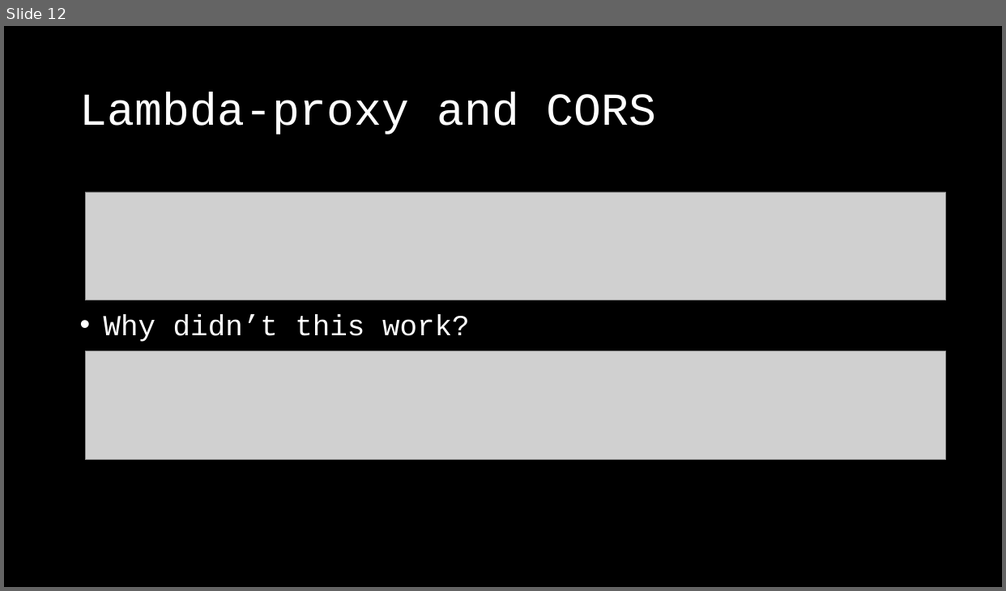
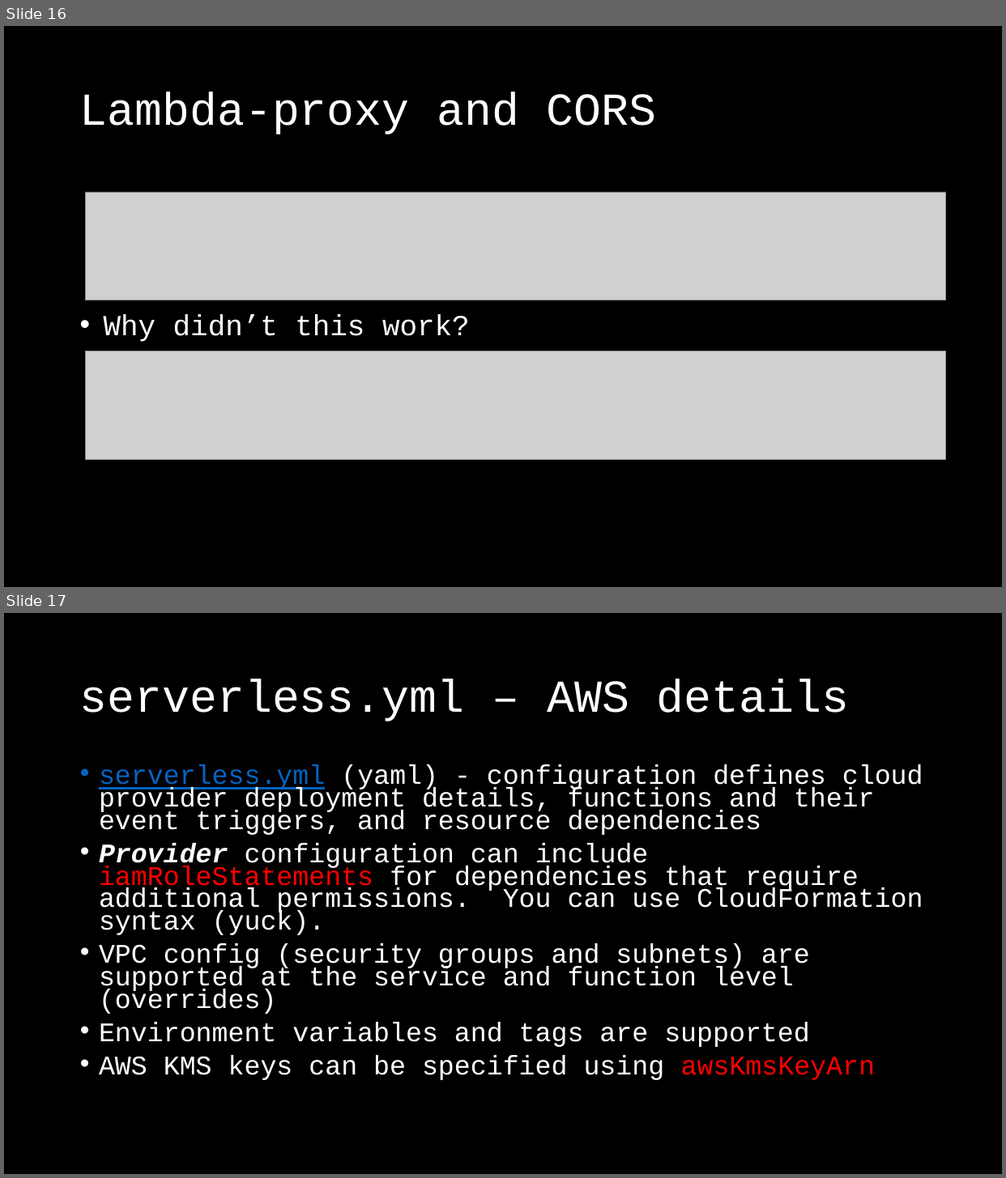
Before and after one commit to rsnestor/slac, a slide deck: doc/slac_slides.pptx. Shown one above the other, each under a label of ours: slide 12 before the commit, slides 16 and 17 after it. The pictures are 1006x591 and 1006x1178 pixels, drawn with LibreOffice and Linux fonts; fonts in the diff are those of the drawing; grey boxes stand for pictures. Boxes give left, top, right and bottom in pixels: in the first picture for what was removed or moved away, otherwise in the second. Text is boxed around its words. In the diff, an @@ line names an element or a change of style, - is before the commit and + after.

```diff
--- a/doc/slac_slides.pptx
+++ b/doc/slac_slides.pptx
@@ slide 17 added at bbox=[4, 613, 1002, 1174], background #000000 @@
@@ title added at bbox=[80, 679, 849, 722], 44 pt, text #FFFFFF @@
+serverless.yml – AWS details
@@ text added at bbox=[99, 764, 923, 1080], 25.9 pt, text #FFFFFF @@
+• serverless.yml (yaml) - configuration defines cloud provider deployment details, functions and their event triggers, and resource dependencies
+• Provider configuration can include iamRoleStatements for dependencies that require additional permissions. You can use CloudFormation syntax (yuck).
+• VPC config (security groups and subnets) are supported at the service and function level (overrides)
+• Environment variables and tags are supported
+• AWS KMS keys can be specified using awsKmsKeyArn
@@ what was slide 12 is now slide 16 @@
```
Also in this commit, not shown: 5 slides changed, 9 other slides added, 1 slide removed, 9 other files.
